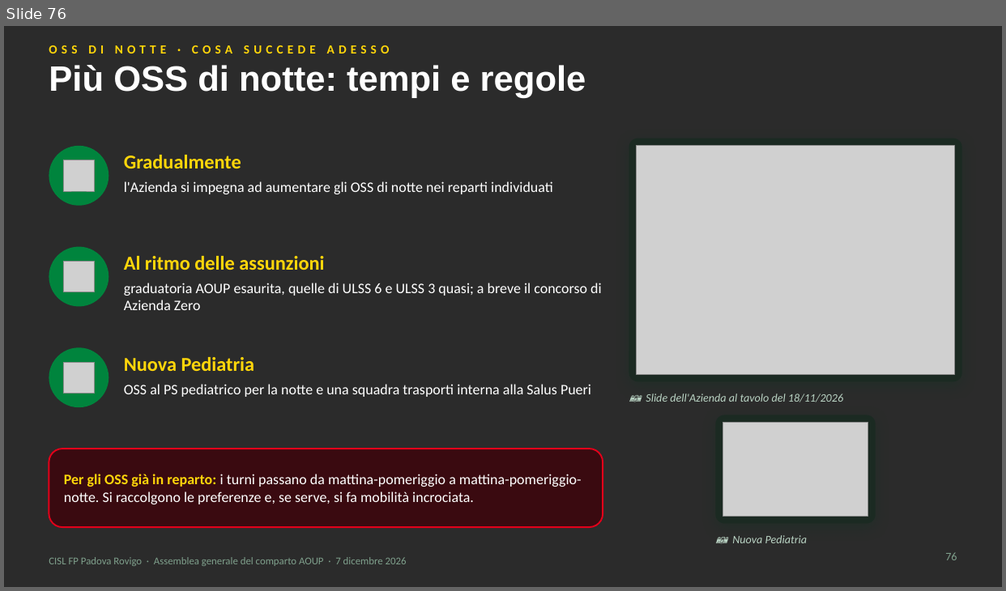
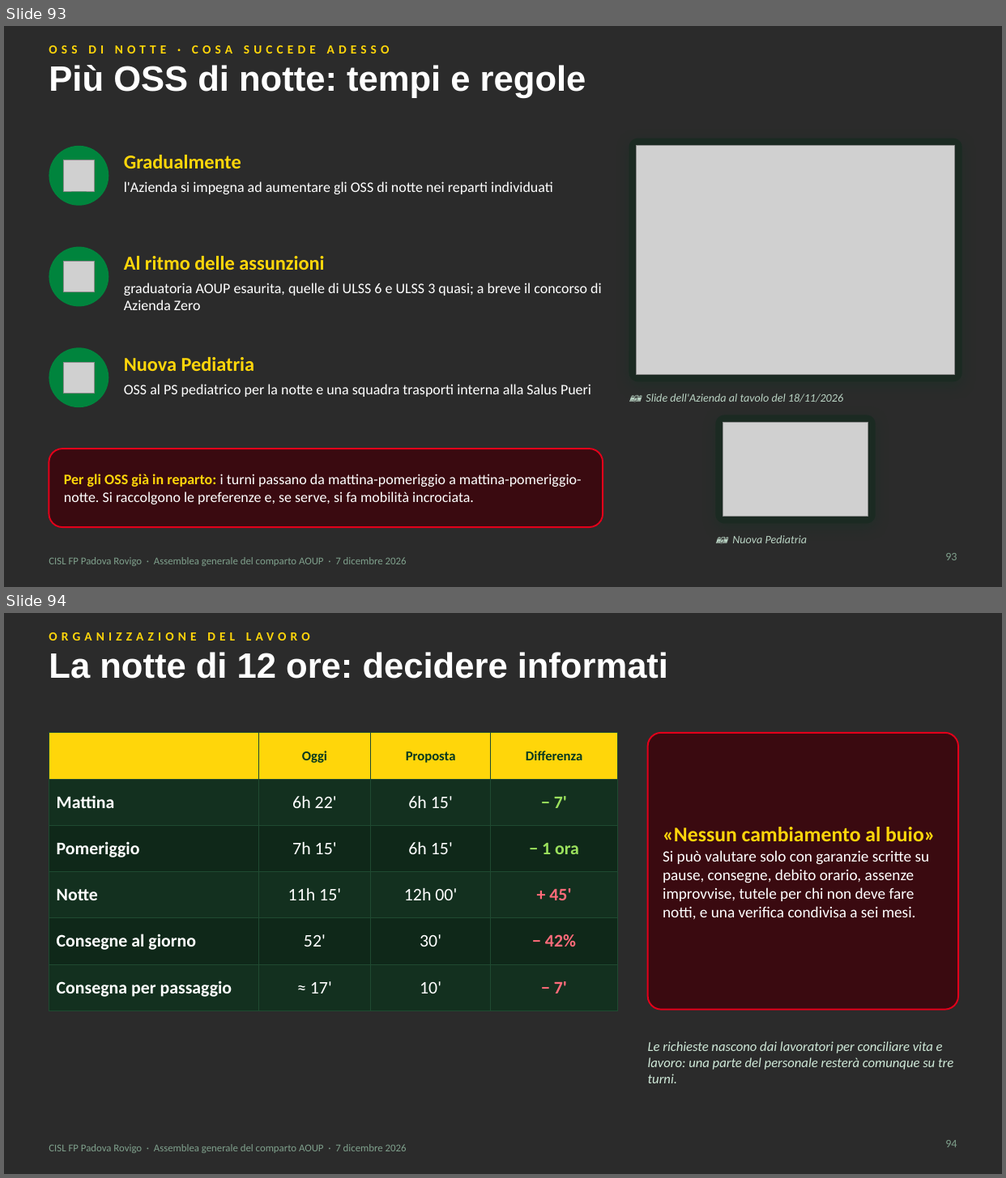
Before and after one commit to aki1806-droid/Prove, a slide deck: produzione/assemblea-2026-12-07/slide/assemblea-2026-12-07.pptx. Shown one above the other, each under a label of ours: slide 76 before the commit, slides 93 and 94 after it. The pictures are 1006x591 and 1006x1178 pixels, drawn with LibreOffice and Linux fonts; fonts in the diff are those of the drawing; grey boxes stand for pictures; background and template pictures are left out; a plain dark background stands for a picture behind light text. Boxes give left, top, right and bottom in pixels: in the first picture for what was removed or moved away, otherwise in the second. Text is boxed around its words. In the diff, an @@ line names an element or a change of style, - is before the commit and + after.

```diff
--- a/produzione/assemblea-2026-12-07/slide/assemblea-2026-12-07.pptx
+++ b/produzione/assemblea-2026-12-07/slide/assemblea-2026-12-07.pptx
@@ slide 94 added at bbox=[4, 613, 1002, 1174], background picture (left out); not listed: 1 template element that a slide beside it also shows @@
@@ text added at bbox=[49, 632, 310, 641], 12 pt, text #FFD60A, bold @@
+ORGANIZZAZIONE DEL LAVORO
@@ title added at bbox=[49, 652, 668, 679], 34 pt, text #FFFFFF, bold @@
+La notte di 12 ore: decidere informati
@@ table added at bbox=[49, 733, 618, 1000], 6 rows, 4 columns @@
+ | Oggi | Proposta | Differenza
+Mattina | 6h 22' | 6h 15' | − 7'
+Pomeriggio | 7h 15' | 6h 15' | − 1 ora
+Notte | 11h 15' | 12h 00' | + 45'
+Consegne al giorno | 52' | 30' | − 42%
+Consegna per passaggio | ≈ 17' | 10' | − 7'
@@ rounded rectangle added at bbox=[648, 733, 958, 1010], fill #3A0A10, outline #E2001A 1.5 pt @@
@@ text added at bbox=[663, 827, 935, 920], 15 pt, text #FFFFFF @@
+«Nessun cambiamento al buio»
+Si può valutare solo con garanzie scritte su pause, consegne, debito orario, assenze improvvise, tutele per chi non deve fare notti, e una verifica condivisa a sei mesi.
@@ text added at bbox=[648, 1041, 953, 1084], 13 pt, text #CFE9D8, italic @@
+Le richieste nascono dai lavoratori per conciliare vita e lavoro: una parte del personale resterà comunque su tre turni.
@@ page number added at bbox=[945, 1140, 957, 1148], 11 pt, text #7FA08C @@
+94
@@ what was slide 76 is now slide 93 @@
@@ page number at bbox=[945, 553, 957, 561]: text changed @@
-76
+93
```
Also in this commit, not shown: 3 slides changed, 26 other slides added, 19 other files.
